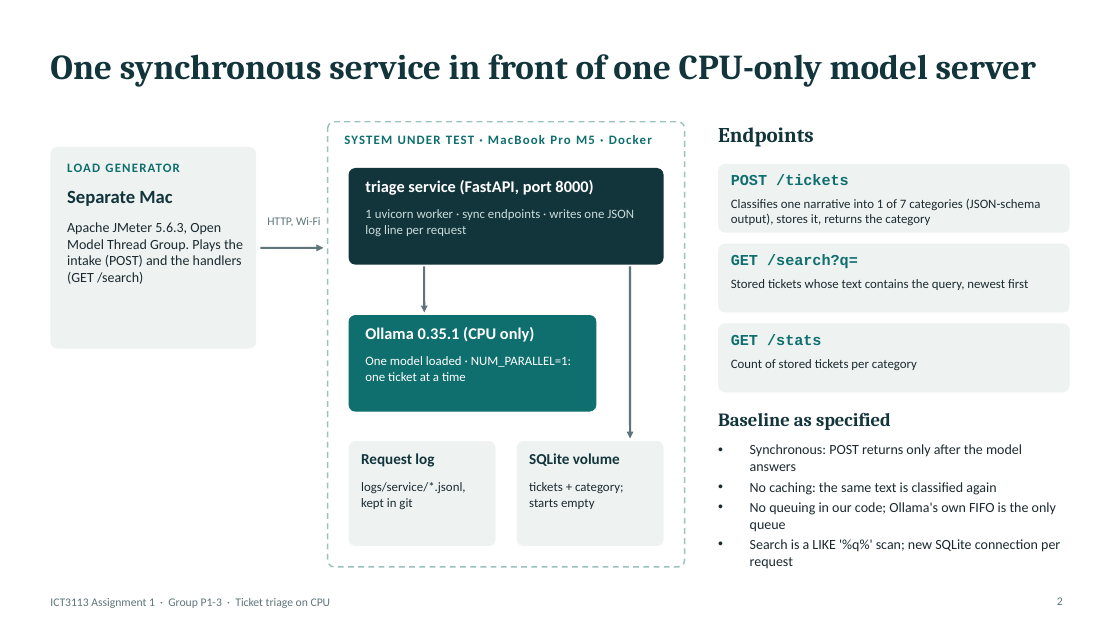
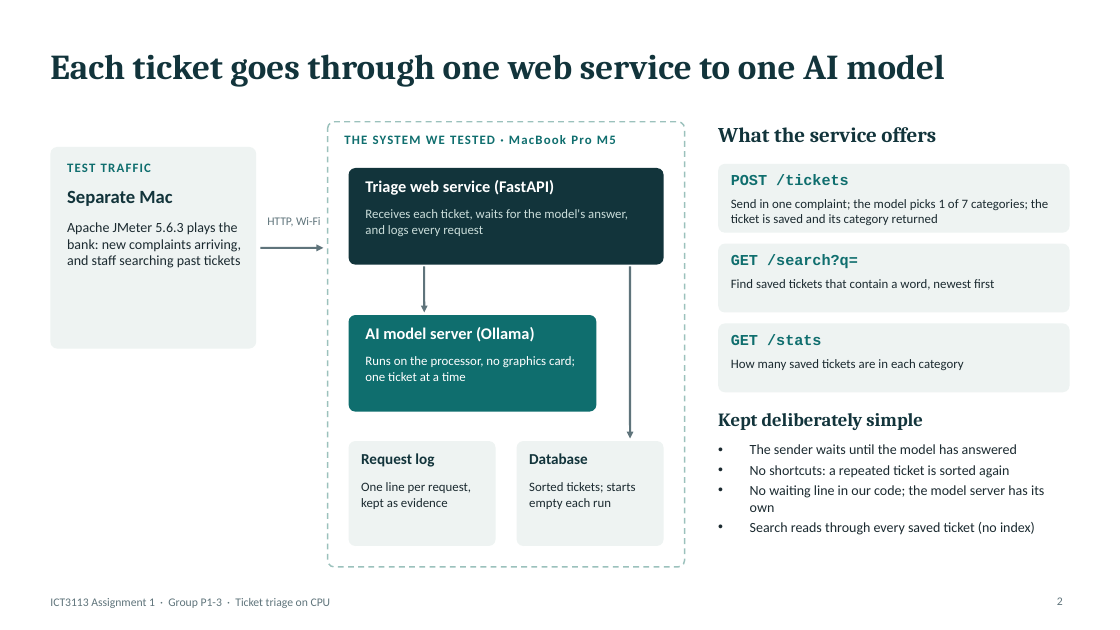
Before and after one commit to asdafsafas/ICT3113_A1_P1-3, a slide deck: slide 2 of slides/Group03.pptx. Drawn at 1120x630 pixels with LibreOffice and Linux fonts; fonts in the diff are those of the drawing. Boxes give left, top, right and bottom in pixels: in the first picture for what was removed or moved away, otherwise in the second. Text is boxed around its words. In the diff, an @@ line names an element or a change of style, - is before the commit and + after.

Commit message:
Reword slides for non-technical readers; add team names and IDs
Slides 1-11 replace jargon with plain descriptions (numbers unchanged).
Cover lists all five members with student IDs. Applies the queued 694/day
and R5 wording fixes.

```diff
--- a/slides/Group03.pptx
+++ b/slides/Group03.pptx
@@ title at [50,54,944,86]: text changed @@
-One synchronous service in front of one CPU-only model server
+Each ticket goes through one web service to one AI model
@@ text at [344,135,616,144]: text changed @@
-SYSTEM UNDER TEST · MacBook Pro M5 · Docker
+THE SYSTEM WE TESTED · MacBook Pro M5
@@ text at [718,127,936,142]: text changed @@
-Endpoints
+What the service offers
@@ text at [67,163,151,172]: text changed @@
-LOAD GENERATOR
+TEST TRAFFIC
@@ text at [365,180,554,195]: text changed @@
-triage service (FastAPI, port 8000)
+Triage web service (FastAPI)
@@ text at [365,209,628,236]: text changed @@
-1 uvicorn worker · sync endpoints · writes one JSON log line per request
+Receives each ticket, waits for the model's answer, and logs every request
@@ text at [731,199,1048,225]: text changed @@
-Classifies one narrative into 1 of 7 categories (JSON-schema output), stores it, returns the category
+Send in one complaint; the model picks 1 of 7 categories; the ticket is saved and its category returned
@@ text at [67,222,241,268]: text changed @@
-Apache JMeter 5.6.3, Open Model Thread Group. Plays the intake (POST) and the handlers (GET /search)
+Apache JMeter 5.6.3 plays the bank: new complaints arriving, and staff searching past tickets
@@ text at [731,279,994,290]: text changed @@
-Stored tickets whose text contains the query, newest first
+Find saved tickets that contain a word, newest first
@@ text at [365,327,534,342]: text changed @@
-Ollama 0.35.1 (CPU only)
+AI model server (Ollama)
@@ text at [365,356,575,381]: text changed @@
-One model loaded · NUM_PARALLEL=1: one ticket at a time
+Runs on the processor, no graphics card; one ticket at a time
@@ text at [731,359,964,370]: text changed @@
-Count of stored tickets per category
+How many saved tickets are in each category
@@ text at [718,413,923,430]: text changed @@
-Baseline as specified
+Kept deliberately simple
@@ text at [750,444,1044,535]: text changed @@
-• Synchronous: POST returns only after the model answers
-• No caching: the same text is classified again
-• No queuing in our code; Ollama's own FIFO is the only queue
-• Search is a LIKE '%q%' scan; new SQLite connection per request
+• The sender waits until the model has answered
+• No shortcuts: a repeated ticket is sorted again
+• No waiting line in our code; the model server has its own
+• Search reads through every saved ticket (no index)
@@ text at [529,453,588,464]: text changed @@
-SQLite volume
+Database
@@ text at [361,482,471,509]: text changed @@
-logs/service/*.jsonl, kept in git
+One line per request, kept as evidence
@@ text at [529,482,636,509]: text changed @@
-tickets + category; starts empty
+Sorted tickets; starts empty each run
```
Also in this commit, not shown: 10 other slides changed, 2 other files.
